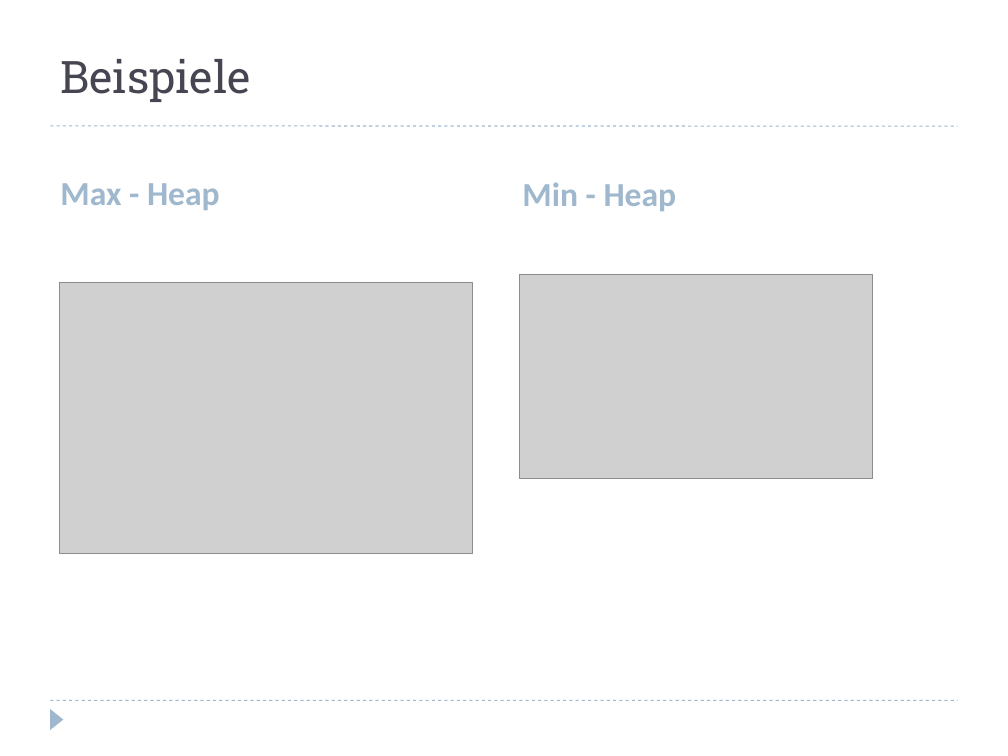
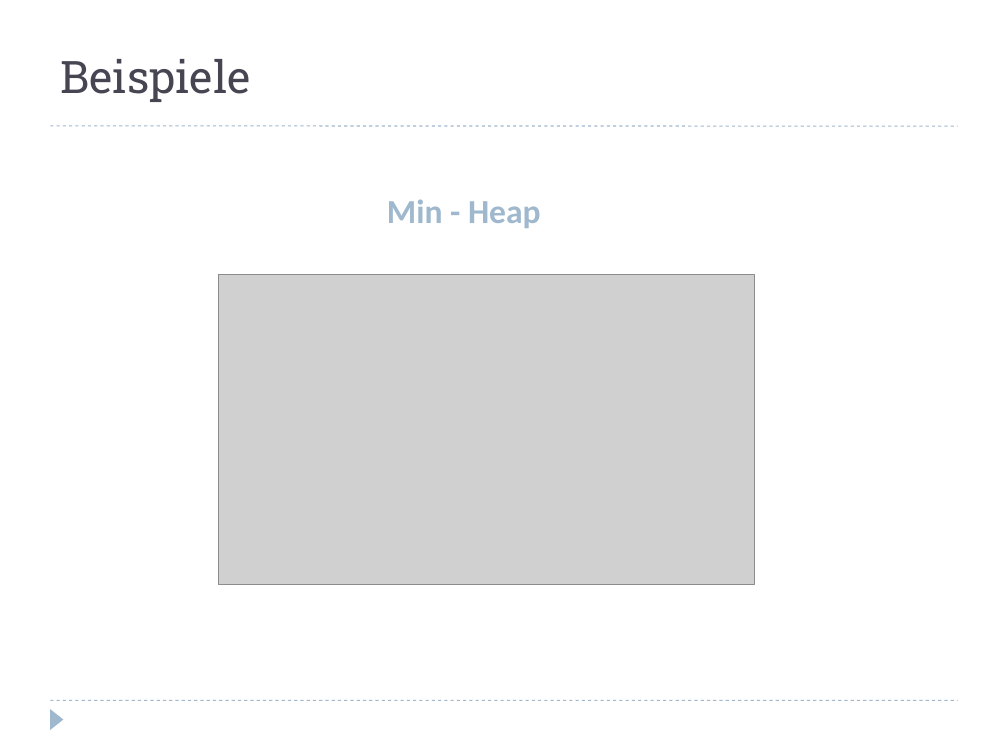
Before and after one commit to hienng/Heapsort, a slide deck: slide 9 of Sortieren mit Halde.odp (slide 4 before the commit). Drawn at 1008x756 pixels with LibreOffice and Linux fonts; fonts in the diff are those of the drawing; grey boxes stand for pictures. Boxes give left, top, right and bottom in pixels: in the first picture for what was removed or moved away, otherwise in the second. Text is boxed around its words. In the diff, an @@ line names an element or a change of style, - is before the commit and + after.

```diff
--- a/Sortieren mit Halde.odp
+++ b/Sortieren mit Halde.odp
@@ text "Min - Heap" moved from (x1=522, y1=182, x2=677, y2=211) to (x1=387, y1=199, x2=541, y2=228) @@
@@ text removed at (x1=60, y1=183, x2=220, y2=210) @@
-Max - Heap
@@ picture resized from (x1=59, y1=283, x2=472, y2=553) to (x1=218, y1=275, x2=754, y2=585) @@
@@ picture removed at (x1=520, y1=275, x2=873, y2=479) @@
```
Also in this commit, not shown: 13 other slides changed, 12 slides added, 2 other files.
